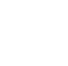
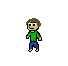
Comparing the layer stacks of the two (68, 66) images. Changes:
added layer "Facing Left copy 7" in group "Jump" over box(26, 18, 42, 52)
